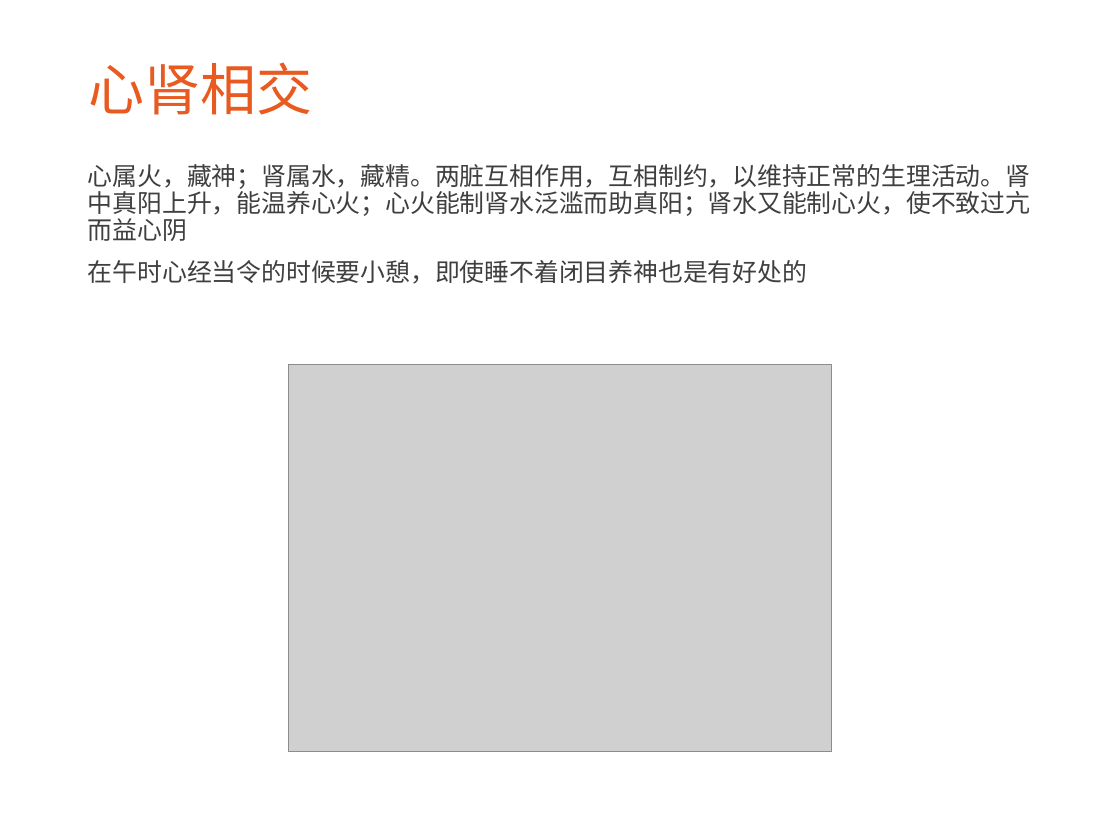
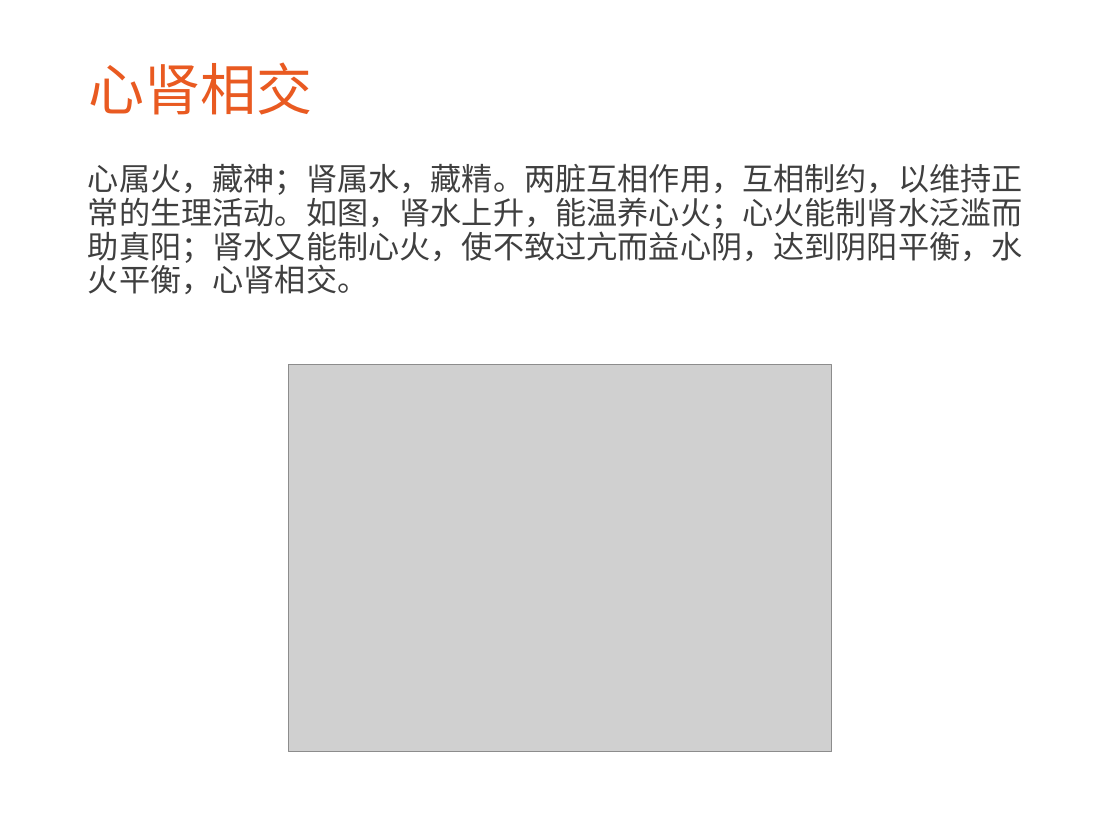
Before and after one commit to CatMan1994/file, a slide deck: slide 20 of 中医与养生分享会/中医与养生.ppt (slide 13 before the commit). Drawn at 1120x840 pixels with LibreOffice and Linux fonts; fonts in the diff are those of the drawing; grey boxes stand for pictures; background and template pictures are left out. Boxes give left, top, right and bottom in pixels: in the first picture for what was removed or moved away, otherwise in the second. Text is boxed around its words. In the diff, an @@ line names an element or a change of style, - is before the commit and + after.

```diff
--- a/中医与养生分享会/中医与养生.ppt
+++ b/中医与养生分享会/中医与养生.ppt
@@ text at bbox=[88, 164, 1023, 294]: text changed; size 16 to 20 pt @@
-心属火，藏神；肾属水，藏精。两脏互相作用，互相制约，以维持正常的生理活动。肾中真阳上升，能温养心火；心火能制肾水泛滥而助真阳；肾水又能制心火，使不致过亢而益心阴
-在午时心经当令的时候要小憩，即使睡不着闭目养神也是有好处的
+心属火，藏神；肾属水，藏精。两脏互相作用，互相制约，以维持正常的生理活动。如图，肾水上升，能温养心火；心火能制肾水泛滥而助真阳；肾水又能制心火，使不致过亢而益心阴，达到阴阳平衡，水火平衡，心肾相交。
```
Also in this commit, not shown: 5 other slides changed, 1 slide added, 3 slides removed, 1 other file.
